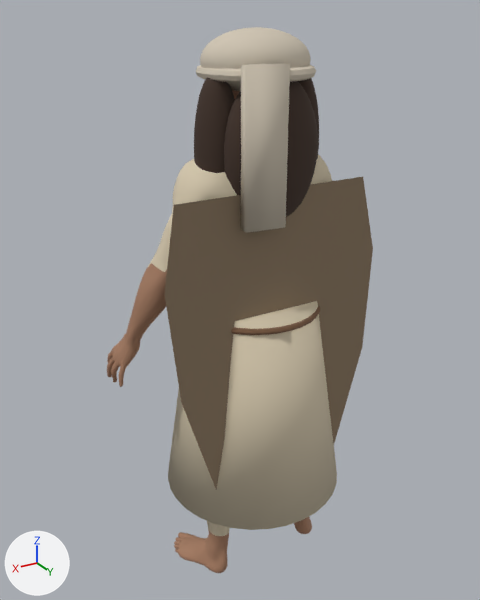
Renders of the glTF model assets/herod-temple/character/visitor-realistic-high.glb from each side of a commit.
Before and after are seen from a 50 mm lens placed at (1.109, 1.757, 1.915), pointed at (0.024, -0.051, 1.011). The axes (+X, +Y, +Z) are drawn at lower left. The lights are the same throughout. The picture after the commit comes second.

Names of what the first picture shows: 'GEO-body_male_realistic', 'headscarf_band', 'headscarf_tail', 'knee_length_linen_robe', 'long_hair_back', 'long_hair_right', 'woven_cape', 'wrapped_headscarf' and 2 more.
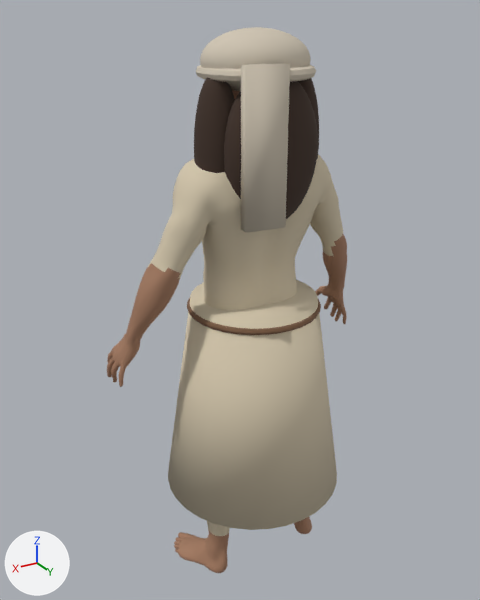
Pixel boxes [x1, y1, x2, y2] of what changed, in the pictures (480 x 600 px):
'woven_cape', deleted (brown)
    before: [165, 177, 373, 490]
'GEO-body_male_realistic', unchanged, uncovered by the edit
    before: [107, 90, 332, 573]
    after: [107, 90, 347, 573]

What the commit changed:
Object 'woven_cape' (ob_woven_cape) is deleted.
